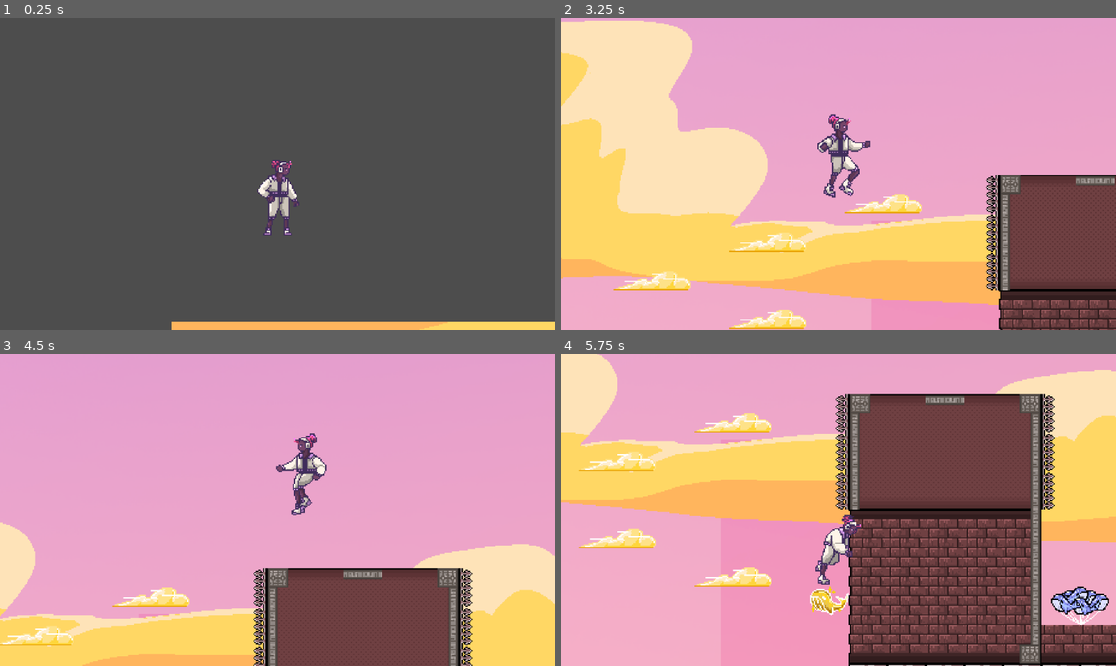
Above: before the commit, frames 1-4 (two rows, left to right).
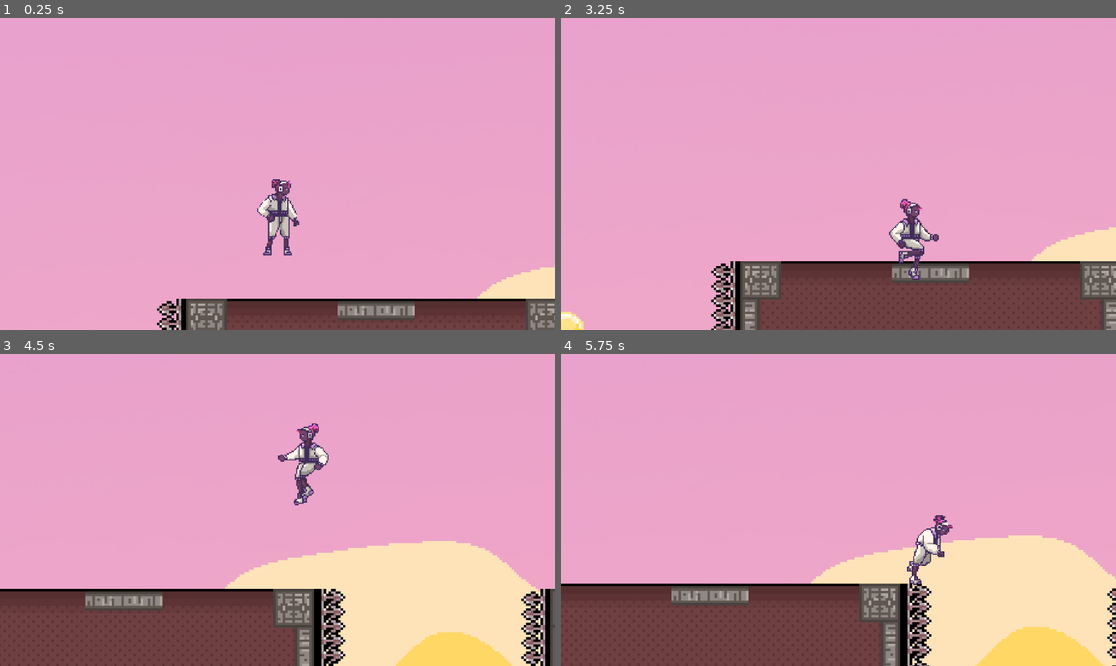
Above: after the commit, the same moments.

Repository: kevwu27/Tritonware-Game
Game: Godot game, scene res://game_level.tscn
Same seed, same stepped clock (60 frames per second), same inputs: the game is played once before the commit and once after it.
Inputs:
- Up to frame 1 (0.25 s): no input
- Up to frame 2 (3.25 s): hold D (right) 0.53-2.03 s; tap Space (jump) at 0.6, 0.77, 1.07, 1.35, 1.52, 1.82, 2.1, 2.85, 3.02 s; hold A (left) 2.03-2.78 s; hold D (right) from 2.78 s (still down)
- Up to frame 3 (4.5 s): tap Space (jump) at 3.32, 3.6, 3.77, 4.07, 4.35 s; release D (right) at 4.28 s; hold A (left) from 4.28 s (still down)
- Up to frame 4 (5.75 s): tap Space (jump) at 4.52, 4.82, 5.1 s; release A (left) at 5.03 s; hold D (right) from 5.03 s (still down)

The runs differ from the first frame. In frame 1, 99% of the frame differs, in the area x 0-100%, y 0-100%; in frame 2, 52%; in frame 3, 31%; in frame 4, 73%.

Commit message:
Add spikes and spike death

Diff:
--- a/CharacterBody2D.gd
+++ b/CharacterBody2D.gd
@@ -69,3 +69,6 @@
 func _on_animated_sprite_2d_animation_finished():
 	if(animated_sprite.animation == "jump"):
 		animation_locked = false
+
+func die():
+	get_tree().reload_current_scene()
--- /dev/null
+++ b/City Level/Spikes.gd
@@ -0,0 +1,6 @@
+extends Area2D
+
+
+func _on_body_entered(body):
+	if body.has_method("die"):
+		body.die()
--- a/City Level/level_designing.tscn
+++ b/City Level/level_designing.tscn
@@ -509,7 +509,7 @@
 8:10/0 = 0
 8:10/0/physics_layer_0/linear_velocity = Vector2(0, 0)
 8:10/0/physics_layer_0/angular_velocity = 0.0
-8:10/0/physics_layer_0/polygon_0/points = PackedVector2Array(5, -16, 16, -16, 16, 16, 5.25, 16)
+8:10/0/physics_layer_0/polygon_0/points = PackedVector2Array(6.125, -16, 16, -16, 16, 16, 6, 16)
 0:11/0 = 0
 0:11/0/physics_layer_0/linear_velocity = Vector2(0, 0)
 0:11/0/physics_layer_0/angular_velocity = 0.0
--- a/game_level.tscn
+++ b/game_level.tscn
@@ -1,6 +1,7 @@
-[gd_scene load_steps=3 format=3 uid="uid://bxudj3xvbf3s8"]
+[gd_scene load_steps=4 format=3 uid="uid://bxudj3xvbf3s8"]
 
 [ext_resource type="PackedScene" uid="uid://dq13ghpcd1r0o" path="res://player.tscn" id="1_xuald"]
+[ext_resource type="PackedScene" uid="uid://80gmlgnh8t6t" path="res://spikes.tscn" id="2_1bcv0"]
 [ext_resource type="PackedScene" uid="uid://dlwwq7r5ndbgg" path="res://City Level/level_designing.tscn" id="3_d45dw"]
 
 [node name="GameLevel" type="Node2D"]
@@ -9,17 +10,584 @@
 [node name="Level Designing" parent="." instance=ExtResource("3_d45dw")]
 position = Vector2(11, -35)
 
+[node name="Spikes" parent="." instance=ExtResource("2_1bcv0")]
+position = Vector2(411, 461)
+rotation = -1.5708
+
+[node name="Spikes" parent="Spikes" instance=ExtResource("2_1bcv0")]
+position = Vector2(-32, 0)
+
+[node name="Spikes" parent="Spikes/Spikes" instance=ExtResource("2_1bcv0")]
+position = Vector2(-32, 0)
+
 [node name="Player" parent="." instance=ExtResource("1_xuald")]
-position = Vector2(99, -158)
+position = Vector2(466, 393)
 
 [node name="RemoteTransform2D" type="RemoteTransform2D" parent="Player"]
 remote_path = NodePath("../../Camera2D")
 
 [node name="Camera2D" type="Camera2D" parent="."]
-position = Vector2(99, -158)
+position = Vector2(466, 393)
 scale = Vector2(0.2, 0.2)
-zoom = Vector2(2.5, 2.5)
+zoom = Vector2(5, 5)
 process_callback = 0
 position_smoothing_enabled = true
 drag_horizontal_enabled = true
 drag_vertical_enabled = true
+
+[node name="Spikes2" parent="." instance=ExtResource("2_1bcv0")]
+position = Vector2(604, 461)
+rotation = 1.5708
+
+[node name="Spikes" parent="Spikes2" instance=ExtResource("2_1bcv0")]
+position = Vector2(32, -9.15527e-05)
+
+[node name="Spikes" parent="Spikes2/Spikes" instance=ExtResource("2_1bcv0")]
+position = Vector2(32, -0.00012207)
+
+[node name="Spikes3" parent="." instance=ExtResource("2_1bcv0")]
+position = Vector2(667, 461)
+rotation = -1.5708
+
+[node name="Spikes5" parent="." instance=ExtResource("2_1bcv0")]
+position = Vector2(859, 462)
+rotation = 1.5708
+
+[node name="Spikes" parent="Spikes5" instance=ExtResource("2_1bcv0")]
+position = Vector2(32, 0)
+
+[node name="Spikes" parent="Spikes5/Spikes" instance=ExtResource("2_1bcv0")]
+position = Vector2(32, 0)
+
+[node name="Spikes6" parent="." instance=ExtResource("2_1bcv0")]
+position = Vector2(667, 493)
+rotation = -1.5708
+
+[node name="Spikes" parent="Spikes6" instance=ExtResource("2_1bcv0")]
+position = Vector2(-32, 0)
+
+[node name="Spikes" parent="Spikes6/Spikes" instance=ExtResource("2_1bcv0")]
+position = Vector2(-33, 192)
+rotation = 3.14159
+
+[node name="Spikes4" parent="." instance=ExtResource("2_1bcv0")]
+position = Vector2(699, 557)
+rotation = -1.5708
+
+[node name="Spikes7" parent="." instance=ExtResource("2_1bcv0")]
+position = Vector2(859, 654)
+rotation = 1.5708
+
+[node name="Spikes8" parent="." instance=ExtResource("2_1bcv0")]
+position = Vector2(859, 686)
+rotation = 1.5708
+
+[node name="Spikes9" parent="." instance=ExtResource("2_1bcv0")]
+position = Vector2(859, 718)
+rotation = 1.5708
+
+[node name="Spikes10" parent="." instance=ExtResource("2_1bcv0")]
+position = Vector2(859, 750)
+rotation = 1.5708
+
+[node name="Spikes11" parent="." instance=ExtResource("2_1bcv0")]
+position = Vector2(955, 813)
+
+[node name="Spikes12" parent="." instance=ExtResource("2_1bcv0")]
+position = Vector2(923, 813)
+
+[node name="Spikes13" parent="." instance=ExtResource("2_1bcv0")]
+position = Vector2(891, 813)
+
+[node name="Spikes14" parent="." instance=ExtResource("2_1bcv0")]
+position = Vector2(859, 814)
+rotation = 1.5708
+
+[node name="Spikes15" parent="." instance=ExtResource("2_1bcv0")]
+position = Vector2(859, 782)
+rotation = 1.5708
+
+[node name="Spikes16" parent="." instance=ExtResource("2_1bcv0")]
+position = Vector2(859, 813)
+
+[node name="Spikes17" parent="." instance=ExtResource("2_1bcv0")]
+position = Vector2(1595, 1229)
+
+[node name="Spikes18" parent="." instance=ExtResource("2_1bcv0")]
+position = Vector2(1627, 1229)
+
+[node name="Spikes19" parent="." instance=ExtResource("2_1bcv0")]
+position = Vector2(1659, 1229)
+
+[node name="Spikes20" parent="." instance=ExtResource("2_1bcv0")]
+position = Vector2(1595, 1325)
+rotation = 3.14159
+
+[node name="Spikes21" parent="." instance=ExtResource("2_1bcv0")]
+position = Vector2(1627, 1325)
+rotation = 3.14159
+
+[node name="Spikes22" parent="." instance=ExtResource("2_1bcv0")]
+position = Vector2(1659, 1325)
+rotation = 3.14159
+
+[node name="Spikes23" parent="." instance=ExtResource("2_1bcv0")]
+position = Vector2(1563, 1261)
+rotation = -1.5708
+
+[node name="Spikes24" parent="." instance=ExtResource("2_1bcv0")]
+position = Vector2(1563, 1293)
+rotation = -1.5708
+
+[node name="Spikes25" parent="." instance=ExtResource("2_1bcv0")]
+position = Vector2(1691, 1262)
+rotation = 1.5708
+
+[node name="Spikes26" parent="." instance=ExtResource("2_1bcv0")]
+position = Vector2(1691, 1294)
+rotation = 1.5708
+
+[node name="Spikes27" parent="." instance=ExtResource("2_1bcv0")]
+position = Vector2(1723, 1325)
+rotation = -1.5708
+
+[node name="Spikes28" parent="." instance=ExtResource("2_1bcv0")]
+position = Vector2(1723, 1357)
+rotation = -1.5708
+
+[node name="Spikes29" parent="." instance=ExtResource("2_1bcv0")]
+position = Vector2(1115, 1869)
+
+[node name="Spikes30" parent="." instance=ExtResource("2_1bcv0")]
+position = Vector2(1147, 1869)
+
+[node name="Spikes31" parent="." instance=ExtResource("2_1bcv0")]
+position = Vector2(1179, 1869)
+
+[node name="Spikes32" parent="." instance=ExtResource("2_1bcv0")]
+position = Vector2(1211, 1869)
+
+[node name="Spikes33" parent="." instance=ExtResource("2_1bcv0")]
+position = Vector2(1243, 1869)
+
+[node name="Spikes34" parent="." instance=ExtResource("2_1bcv0")]
+position = Vector2(1275, 1869)
+
+[node name="Spikes35" parent="." instance=ExtResource("2_1bcv0")]
+position = Vector2(1435, 1869)
+rotation = -1.5708
+
+[node name="Spikes36" parent="." instance=ExtResource("2_1bcv0")]
+position = Vector2(1435, 1901)
+rotation = -1.5708
+
+[node name="Spikes37" parent="." instance=ExtResource("2_1bcv0")]
+position = Vector2(1563, 1453)
+rotation = 3.14159
+
+[node name="Spikes38" parent="." instance=ExtResource("2_1bcv0")]
+position = Vector2(1595, 1453)
+rotation = 3.14159
+
+[node name="Spikes39" parent="." instance=ExtResource("2_1bcv0")]
+position = Vector2(1627, 1453)
+rotation = 3.14159
+
+[node name="Spikes40" parent="." instance=ExtResource("2_1bcv0")]
+position = Vector2(1723, 1453)
+rotation = 3.14159
+
+[node name="Spikes41" parent="." instance=ExtResource("2_1bcv0")]
+position = Vector2(1659, 1453)
+rotation = 3.14159
+
+[node name="Spikes42" parent="." instance=ExtResource("2_1bcv0")]
+position = Vector2(1691, 1453)
+rotation = 3.14159
+
+[node name="Spikes43" parent="." instance=ExtResource("2_1bcv0")]
+position = Vector2(1819, 1934)
+rotation = 1.5708
+
+[node name="Spikes44" parent="." instance=ExtResource("2_1bcv0")]
+position = Vector2(1979, 1198)
+rotation = 3.14159
+
+[node name="Spikes45" parent="." instance=ExtResource("2_1bcv0")]
+position = Vector2(1979, 1101)
+
+[node name="Spikes46" parent="." instance=ExtResource("2_1bcv0")]
+position = Vector2(1947, 1133)
+rotation = -1.5708
+
+[node name="Spikes47" parent="." instance=ExtResource("2_1bcv0")]
+position = Vector2(1947, 1165)
+rotation = -1.5708
+
+[node name="Spikes48" parent="." instance=ExtResource("2_1bcv0")]
+position = Vector2(2075, 1133)
+
+[node name="Spikes49" parent="." instance=ExtResource("2_1bcv0")]
+position = Vector2(2107, 1166)
+rotation = 1.5708
+
+[node name="Spikes50" parent="." instance=ExtResource("2_1bcv0")]
+position = Vector2(2107, 1198)
+rotation = 1.5708
+
+[node name="Spikes51" parent="." instance=ExtResource("2_1bcv0")]
+position = Vector2(2107, 1230)
+rotation = 1.5708
+
+[node name="Spikes52" parent="." instance=ExtResource("2_1bcv0")]
+position = Vector2(2107, 1262)
+rotation = 1.5708
+
+[node name="Spikes53" parent="." instance=ExtResource("2_1bcv0")]
+position = Vector2(2107, 1294)
+rotation = 1.5708
+
+[node name="Spikes54" parent="." instance=ExtResource("2_1bcv0")]
+position = Vector2(2011, 1326)
+rotation = 1.5708
+
+[node name="Spikes55" parent="." instance=ExtResource("2_1bcv0")]
+position = Vector2(2043, 1485)
+rotation = -1.5708
+
+[node name="Spikes56" parent="." instance=ExtResource("2_1bcv0")]
+position = Vector2(2043, 1453)
+rotation = -1.5708
+
+[node name="Spikes57" parent="." instance=ExtResource("2_1bcv0")]
+position = Vector2(2011, 1485)
+
+[node name="Spikes58" parent="." instance=ExtResource("2_1bcv0")]
+position = Vector2(2043, 1485)
+
+[node name="Spikes59" parent="." instance=ExtResource("2_1bcv0")]
+position = Vector2(2043, 1293)
+rotation = -1.5708
+
+[node name="Spikes60" parent="." instance=ExtResource("2_1bcv0")]
+position = Vector2(2043, 1325)
+rotation = -1.5708
+
+[node name="Spikes61" parent="." instance=ExtResource("2_1bcv0")]
+position = Vector2(2043, 1261)
+rotation = -1.5708
+
+[node name="Spikes62" parent="." instance=ExtResource("2_1bcv0")]
+position = Vector2(2043, 1357)
+rotation = -1.5708
+
+[node name="Spikes63" parent="." instance=ExtResource("2_1bcv0")]
+position = Vector2(2043, 1389)
+rotation = -1.5708
+
+[node name="Spikes64" parent="." instance=ExtResource("2_1bcv0")]
+position = Vector2(2043, 1421)
+rotation = -1.5708
+
+[node name="Spikes65" parent="." instance=ExtResource("2_1bcv0")]
+position = Vector2(2011, 1358)
+rotation = 1.5708
+
+[node name="Spikes66" parent="." instance=ExtResource("2_1bcv0")]
+position = Vector2(2011, 1486)
+rotation = 1.5708
+
+[node name="Spikes67" parent="." instance=ExtResource("2_1bcv0")]
+position = Vector2(2011, 1454)
+rotation = 1.5708
+
+[node name="Spikes68" parent="." instance=ExtResource("2_1bcv0")]
+position = Vector2(2011, 1422)
+rotation = 1.5708
+
+[node name="Spikes69" parent="." instance=ExtResource("2_1bcv0")]
+position = Vector2(2011, 1390)
+rotation = 1.5708
+
+[node name="Spikes70" parent="." instance=ExtResource("2_1bcv0")]
+position = Vector2(2107, 1422)
+rotation = 1.5708
+
+[node name="Spikes71" parent="." instance=ExtResource("2_1bcv0")]
+position = Vector2(2107, 1454)
+rotation = 1.5708
+
+[node name="Spikes72" parent="." instance=ExtResource("2_1bcv0")]
+position = Vector2(2107, 1486)
+rotation = 1.5708
+
+[node name="Spikes73" parent="." instance=ExtResource("2_1bcv0")]
+position = Vector2(2107, 1485)
+
+[node name="Spikes74" parent="." instance=ExtResource("2_1bcv0")]
+position = Vector2(2139, 1485)
+
+[node name="Spikes75" parent="." instance=ExtResource("2_1bcv0")]
+position = Vector2(2171, 1485)
+
+[node name="Spikes76" parent="." instance=ExtResource("2_1bcv0")]
+position = Vector2(2203, 1485)
+
+[node name="Spikes77" parent="." instance=ExtResource("2_1bcv0")]
+position = Vector2(2235, 1485)
+
+[node name="Spikes78" parent="." instance=ExtResource("2_1bcv0")]
+position = Vector2(2235, 1453)
+rotation = -1.5708
+
+[node name="Spikes79" parent="." instance=ExtResource("2_1bcv0")]
+position = Vector2(2235, 1485)
+rotation = -1.5708
+
+[node name="Spikes80" parent="." instance=ExtResource("2_1bcv0")]
+position = Vector2(2299, 1486)
+
+[node name="Spikes81" parent="." instance=ExtResource("2_1bcv0")]
+position = Vector2(2235, 1357)
+rotation = -1.5708
+
+[node name="Spikes82" parent="." instance=ExtResource("2_1bcv0")]
+position = Vector2(2235, 1325)
+rotation = -1.5708
+
+[node name="Spikes83" parent="." instance=ExtResource("2_1bcv0")]
+position = Vector2(2267, 1133)
+
+[node name="Spikes84" parent="." instance=ExtResource("2_1bcv0")]
+position = Vector2(2395, 1421)
+
+[node name="Spikes85" parent="." instance=ExtResource("2_1bcv0")]
+position = Vector2(2331, 1485)
+rotation = -1.5708
+
+[node name="Spikes86" parent="." instance=ExtResource("2_1bcv0")]
+position = Vector2(2331, 1453)
+rotation = -1.5708
+
+[node name="Spikes87" parent="." instance=ExtResource("2_1bcv0")]
+position = Vector2(2299, 1422)
+rotation = 1.5708
+
+[node name="Spikes88" parent="." instance=ExtResource("2_1bcv0")]
+position = Vector2(2299, 1390)
+rotation = 1.5708
+
+[node name="Spikes89" parent="." instance=ExtResource("2_1bcv0")]
+position = Vector2(2299, 1358)
+rotation = 1.5708
+
+[node name="Spikes90" parent="." instance=ExtResource("2_1bcv0")]
+position = Vector2(2299, 1326)
+rotation = 1.5708
+
+[node name="Spikes91" parent="." instance=ExtResource("2_1bcv0")]
+position = Vector2(2299, 1486)
+rotation = 1.5708
+
+[node name="Spikes92" parent="." instance=ExtResource("2_1bcv0")]
+position = Vector2(2395, 1422)
+rotation = 1.5708
+
+[node name="Spikes93" parent="." instance=ExtResource("2_1bcv0")]
+position = Vector2(2299, 1454)
+rotation = 1.5708
+
+[node name="Spikes94" parent="." instance=ExtResource("2_1bcv0")]
+position = Vector2(2395, 1390)
+rotation = 1.5708
+
+[node name="Spikes95" parent="." instance=ExtResource("2_1bcv0")]
+position = Vector2(2395, 1389)
+rotation = -1.5708
+
+[node name="Spikes96" parent="." instance=ExtResource("2_1bcv0")]
+position = Vector2(2395, 1358)
+rotation = 1.5708
+
+[node name="Spikes97" parent="." instance=ExtResource("2_1bcv0")]
+position = Vector2(2395, 1357)
+rotation = -1.5708
+
+[node name="Spikes98" parent="." instance=ExtResource("2_1bcv0")]
+position = Vector2(2395, 1326)
+rotation = 1.5708
+
+[node name="Spikes99" parent="." instance=ExtResource("2_1bcv0")]
+position = Vector2(2395, 1325)
+rotation = -1.5708
+
+[node name="Spikes100" parent="." instance=ExtResource("2_1bcv0")]
+position = Vector2(2395, 1294)
+rotation = 1.5708
+
+[node name="Spikes101" parent="." instance=ExtResource("2_1bcv0")]
+position = Vector2(2395, 1293)
+rotation = -1.5708
+
+[node name="Spikes102" parent="." instance=ExtResource("2_1bcv0")]
+position = Vector2(2395, 1262)
+rotation = 1.5708
+
+[node name="Spikes103" parent="." instance=ExtResource("2_1bcv0")]
+position = Vector2(2395, 1261)
+rotation = -1.5708
+
+[node name="Spikes104" parent="." instance=ExtResource("2_1bcv0")]
+position = Vector2(2395, 1230)
+rotation = 1.5708
+
+[node name="Spikes105" parent="." instance=ExtResource("2_1bcv0")]
+position = Vector2(2395, 1198)
+rotation = 1.5708
+
+[node name="Spikes106" parent="." instance=ExtResource("2_1bcv0")]
+position = Vector2(2395, 1197)
+rotation = -1.5708
+
+[node name="Spikes107" parent="." instance=ExtResource("2_1bcv0")]
+position = Vector2(2395, 1229)
+rotation = -1.5708
+
+[node name="Spikes108" parent="." instance=ExtResource("2_1bcv0")]
+position = Vector2(2459, 1198)
+rotation = 1.5708
+
+[node name="Spikes109" parent="." instance=ExtResource("2_1bcv0")]
+position = Vector2(2459, 1230)
+rotation = 1.5708
+
+[node name="Spikes110" parent="." instance=ExtResource("2_1bcv0")]
+position = Vector2(2459, 1262)
+rotation = 1.5708
+
+[node name="Spikes111" parent="." instance=ExtResource("2_1bcv0")]
+position = Vector2(2459, 1294)
+rotation = 1.5708
+
+[node name="Spikes112" parent="." instance=ExtResource("2_1bcv0")]
+position = Vector2(2459, 1326)
+rotation = 1.5708
+
+[node name="Spikes113" parent="." instance=ExtResource("2_1bcv0")]
+position = Vector2(2459, 1358)
+rotation = 1.5708
+
+[node name="Spikes114" parent="." instance=ExtResource("2_1bcv0")]
+position = Vector2(2523, 1357)
+rotation = -1.5708
+
+[node name="Spikes115" parent="." instance=ExtResource("2_1bcv0")]
+position = Vector2(2523, 1325)
+rotation = -1.5708
+
+[node name="Spikes116" parent="." instance=ExtResource("2_1bcv0")]
+position = Vector2(2523, 1293)
+rotation = -1.5708
+
+[node name="Spikes117" parent="." instance=ExtResource("2_1bcv0")]
+position = Vector2(2523, 1261)
+rotation = -1.5708
+
+[node name="Spikes118" parent="." instance=ExtResource("2_1bcv0")]
+position = Vector2(2523, 1229)
+rotation = -1.5708
+
+[node name="Spikes119" parent="." instance=ExtResource("2_1bcv0")]
+position = Vector2(2523, 1197)
+rotation = -1.5708
+
+[node name="Spikes120" parent="." instance=ExtResource("2_1bcv0")]
+position = Vector2(2459, 1390)
+rotation = 1.5708
+
+[node name="Spikes121" parent="." instance=ExtResource("2_1bcv0")]
+position = Vector2(2459, 1422)
+rotation = 1.5708
+
+[node name="Spikes122" parent="." instance=ExtResource("2_1bcv0")]
+position = Vector2(2523, 1421)
+rotation = -1.5708
+
+[node name="Spikes123" parent="." instance=ExtResource("2_1bcv0")]
+position = Vector2(2523, 1389)
+rotation = -1.5708
+
+[node name="Spikes124" parent="." instance=ExtResource("2_1bcv0")]
+position = Vector2(2459, 1421)
+
+[node name="Spikes125" parent="." instance=ExtResource("2_1bcv0")]
+position = Vector2(2491, 1421)
+
+[node name="Spikes126" parent="." instance=ExtResource("2_1bcv0")]
+position = Vector2(2523, 1421)
+
+[node name="Spikes127" parent="." instance=ExtResource("2_1bcv0")]
+position = Vector2(2427, 1101)
+rotation = 3.14159
+
+[node name="Spikes128" parent="." instance=ExtResource("2_1bcv0")]
+position = Vector2(2459, 1101)
+rotation = 3.14159
+
+[node name="Spikes129" parent="." instance=ExtResource("2_1bcv0")]
+position = Vector2(2491, 1101)
+rotation = 3.14159
+
+[node name="Spikes130" parent="." instance=ExtResource("2_1bcv0")]
+position = Vector2(2235, 749)
+
+[node name="Spikes131" parent="." instance=ExtResource("2_1bcv0")]
+position = Vector2(2203, 621)
+rotation = -1.5708
+
+[node name="Spikes132" parent="." instance=ExtResource("2_1bcv0")]
+position = Vector2(2331, 781)
+rotation = -1.5708
+
+[node name="Spikes133" parent="." instance=ExtResource("2_1bcv0")]
+position = Vector2(2331, 621)
+rotation = -1.5708
+
+[node name="Spikes134" parent="." instance=ExtResource("2_1bcv0")]
+position = Vector2(2363, 588)
+
+[node name="Spikes135" parent="." instance=ExtResource("2_1bcv0")]
+position = Vector2(2203, 653)
+rotation = -1.5708
+
+[node name="Spikes136" parent="." instance=ExtResource("2_1bcv0")]
+position = Vector2(2203, 685)
+rotation = -1.5708
+
+[node name="Spikes137" parent="." instance=ExtResource("2_1bcv0")]
+position = Vector2(2235, 717)
+rotation = 3.14159
+
+[node name="Spikes138" parent="." instance=ExtResource("2_1bcv0")]
+position = Vector2(2267, 686)
+rotation = 1.5708
+
+[node name="Spikes139" parent="." instance=ExtResource("2_1bcv0")]
+position = Vector2(2235, 877)
+rotation = 3.14159
+
+[node name="Spikes140" parent="." instance=ExtResource("2_1bcv0")]
+position = Vector2(2203, 845)
+rotation = -1.5708
+
+[node name="Spikes141" parent="." instance=ExtResource("2_1bcv0")]
+position = Vector2(2203, 813)
+rotation = -1.5708
+
+[node name="Spikes142" parent="." instance=ExtResource("2_1bcv0")]
+position = Vector2(2203, 781)
+rotation = -1.5708
+
+[node name="Spikes143" parent="." instance=ExtResource("2_1bcv0")]
+position = Vector2(2267, 846)
+rotation = 1.5708
--- a/player.tscn
+++ b/player.tscn
@@ -17,10 +17,6 @@
 atlas = ExtResource("3_01elk")
 region = Rect2(0, 0, 64, 93)
 
-[sub_resource type="AtlasTexture" id="AtlasTexture_mxn1u"]
-atlas = ExtResource("3_01elk")
-region = Rect2(64, 0, 64, 93)
-
 [sub_resource type="AtlasTexture" id="AtlasTexture_8s5c8"]
 atlas = ExtResource("3_01elk")
 region = Rect2(128, 0, 64, 93)
@@ -28,6 +24,10 @@
 [sub_resource type="AtlasTexture" id="AtlasTexture_6b6e3"]
 atlas = ExtResource("3_01elk")
 region = Rect2(192, 0, 64, 93)
+
+[sub_resource type="AtlasTexture" id="AtlasTexture_mxn1u"]
+atlas = ExtResource("3_01elk")
+region = Rect2(64, 0, 64, 93)
 
 [sub_resource type="AtlasTexture" id="AtlasTexture_duism"]
 atlas = ExtResource("3_01elk")
@@ -91,13 +91,13 @@
 "texture": SubResource("AtlasTexture_w1lir")
 }, {
 "duration": 1.0,
-"texture": SubResource("AtlasTexture_mxn1u")
-}, {
-"duration": 1.0,
 "texture": SubResource("AtlasTexture_8s5c8")
 }, {
 "duration": 1.0,
 "texture": SubResource("AtlasTexture_6b6e3")
+}, {
+"duration": 1.0,
+"texture": SubResource("AtlasTexture_mxn1u")
 }, {
 "duration": 1.0,
 "texture": SubResource("AtlasTexture_duism")
@@ -143,22 +143,25 @@
 }]
 
 [sub_resource type="CapsuleShape2D" id="CapsuleShape2D_uce67"]
-radius = 68.6259
-height = 295.911
+radius = 31.4696
+height = 150.674
 
 [node name="CharacterBody2D" type="CharacterBody2D"]
 scale = Vector2(0.2, 0.2)
 script = ExtResource("1_1wtdd")
+speed = 95.0
+jump_velocity = -175.0
 
 [node name="AnimatedSprite2D" type="AnimatedSprite2D" parent="."]
-scale = Vector2(5, 5)
+scale = Vector2(2.5, 2.5)
 sprite_frames = SubResource("SpriteFrames_45a6a")
-animation = &"idle"
+animation = &"jump"
 autoplay = "idle"
+frame = 7
 flip_h = true
 
 [node name="CollisionShape2D" type="CollisionShape2D" parent="."]
-position = Vector2(0, 20)
+position = Vector2(1.23159, 1.6879)
 shape = SubResource("CapsuleShape2D_uce67")
 debug_color = Color(0, 0.6, 0.701961, 0.419608)
 
--- /dev/null
+++ b/spikes.tscn
@@ -0,0 +1,22 @@
+[gd_scene load_steps=4 format=3 uid="uid://80gmlgnh8t6t"]
+
+[ext_resource type="Script" path="res://City Level/Spikes.gd" id="1_t8uhh"]
+[ext_resource type="Texture2D" uid="uid://cpd575e7rl1is" path="res://Game Assets/Art/Tilemap.png" id="2_3m2qm"]
+
+[sub_resource type="RectangleShape2D" id="RectangleShape2D_20to0"]
+size = Vector2(32, 11)
+
+[node name="Spikes" type="Area2D"]
+position = Vector2(0, -16)
+script = ExtResource("1_t8uhh")
+
+[node name="Sprite2D" type="Sprite2D" parent="."]
+texture = ExtResource("2_3m2qm")
+region_enabled = true
+region_rect = Rect2(256, 288, 32, 32)
+
+[node name="CollisionShape2D" type="CollisionShape2D" parent="."]
+position = Vector2(0, 9.5)
+shape = SubResource("RectangleShape2D_20to0")
+
+[connection signal="body_entered" from="." to="." method="_on_body_entered"]
